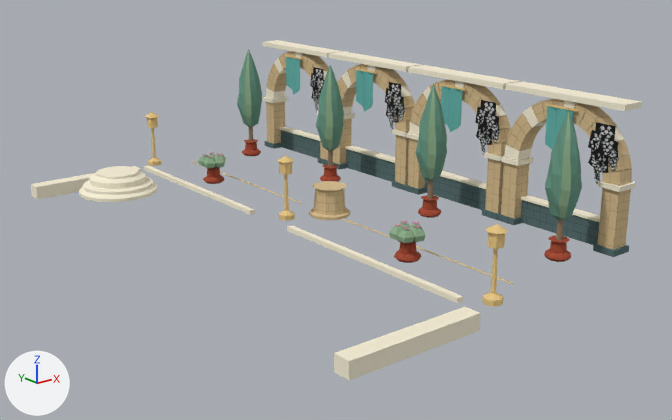
Two versions of the OBJ model examples/showcase/res/aster/district-east.obj, one commit apart.
One viewpoint serves both versions: a 50 mm lens placed at (-26.6, -44.8, 17.7), pointed at (7.5, -2.2, 0.7). The lights are fixed; the arrows at lower left show +X, +Y and +Z. The older version comes first. Where no turn or scale is listed for an object, it has been applied to the vertices.

The first picture shows 'district-east'.
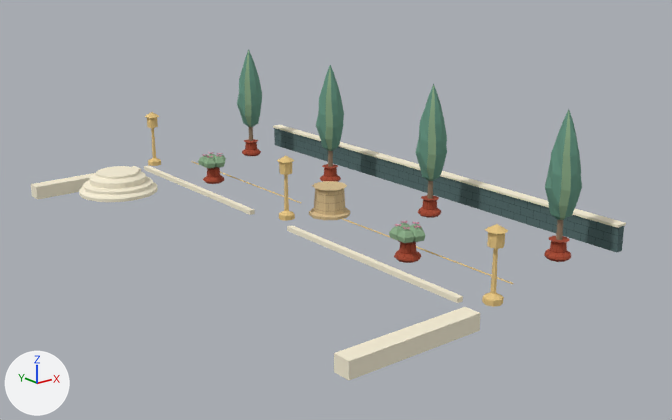
The change, as a list of edits to the scene's bpy script:
```text
Change me_district_east:
    used by ob_district_east; location = (0.0, 0.0, 0.0)
    remove me_district_east.from_pydata(...)  # 3134 vertices, 4636 faces; spans x -4.0..16.7, y -17.5..17.5, z -0.9..8.4
    add me_district_east.from_pydata(...)  # 1790 vertices, 3092 faces; spans x -4.0..16.6, y -17.5..17.5, z -0.9..8.3
    me_district_east part 1: 188 loose pieces with 1344 vertices, spanning x 15.2..16.7, y -16.9..16.9, z 0.0..8.4, are deleted
    remove me_district_east.materials.append(mat_ivy)  # picture img_ivy_png
    remove me_district_east.materials.append(mat_copper)  # cyan #65b5ad
```

Location of each change, [x1, y1, x2, y2] in pixels of the pictures (672 x 420 px):
'district-east', reshaped
    before: [31, 40, 642, 380]
    after: [31, 49, 626, 380]
part 1 of me_district_east, deleted
    before: [263, 40, 642, 257]
